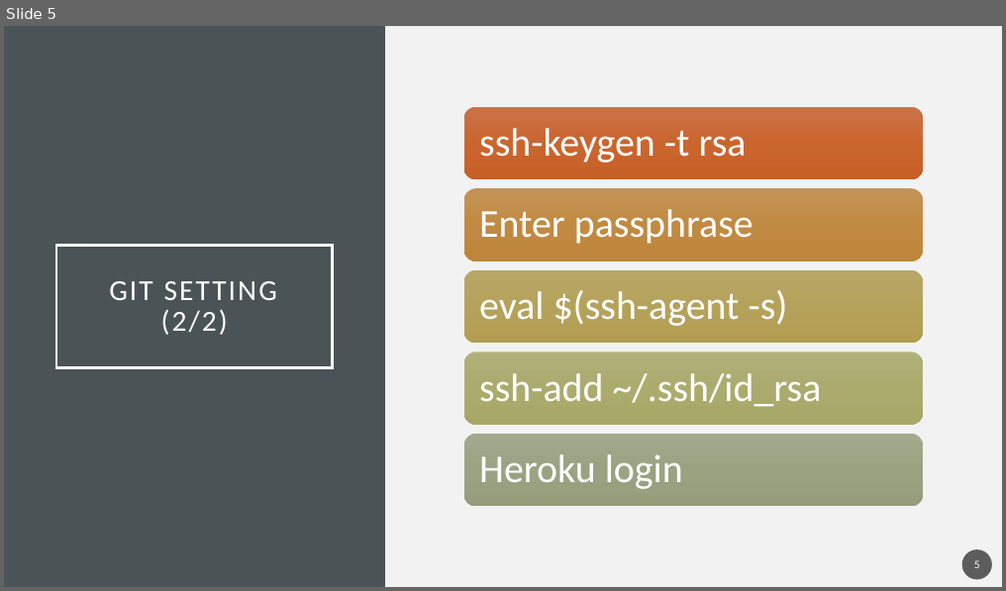
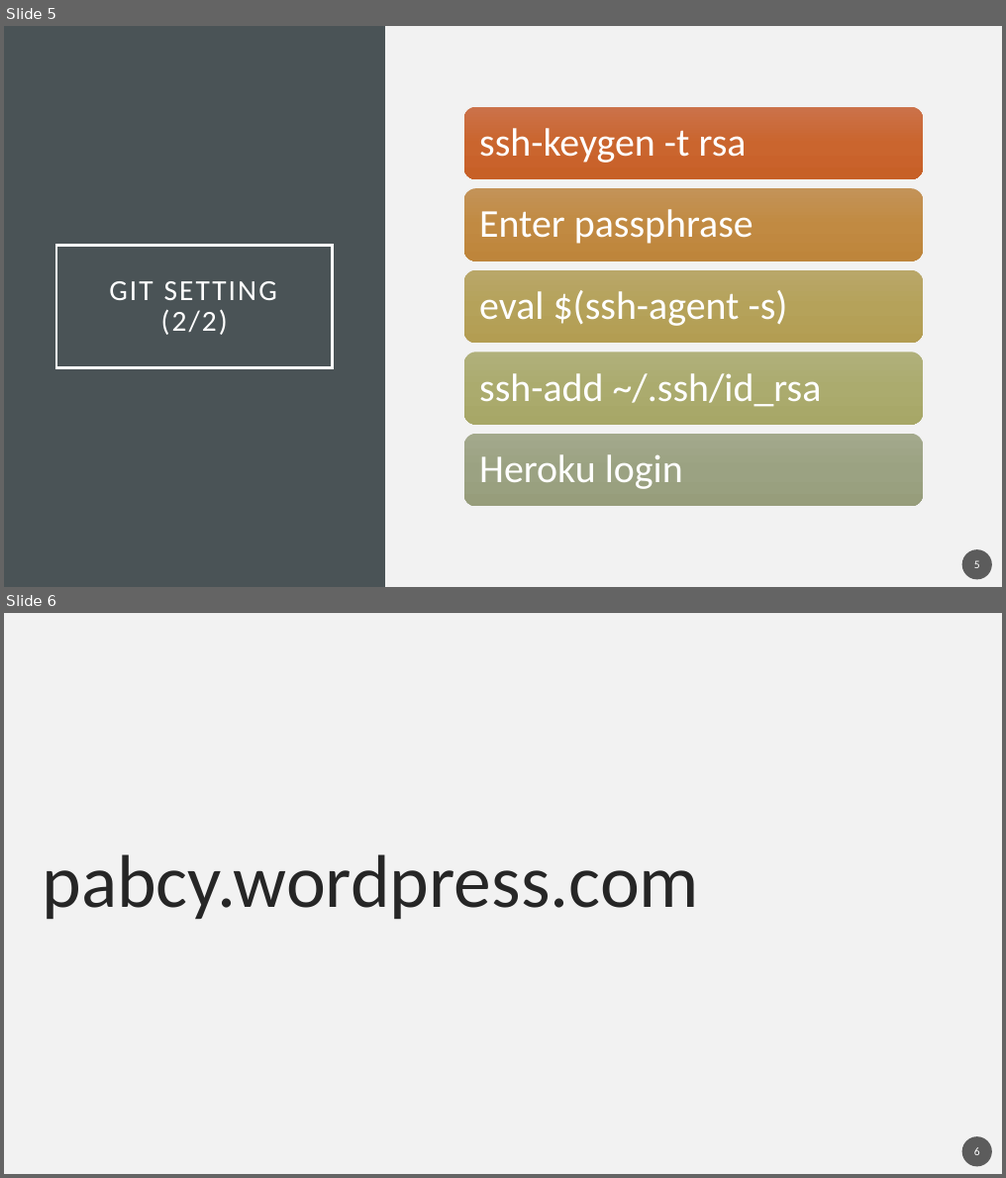
Before and after one commit to YehoonLee3/ChatBotCourse, a slide deck: 2-1 Setting ChatBot Environment.pptx. Shown one above the other, each under a label of ours: slide 5 before the commit, slides 5 and 6 after it. The pictures are 1006x591 and 1006x1178 pixels, drawn with LibreOffice and Linux fonts; fonts in the diff are those of the drawing. Boxes give left, top, right and bottom in pixels: in the first picture for what was removed or moved away, otherwise in the second. Text is boxed around its words. In the diff, an @@ line names an element or a change of style, - is before the commit and + after.

```diff
--- a/2-1 Setting ChatBot Environment.pptx
+++ b/2-1 Setting ChatBot Environment.pptx
@@ slide 6 added at [4,613,1002,1174], background #F2F2F2 @@
@@ text added at [42,855,699,919], 72 pt, text #262626 @@
+pabcy.wordpress.com
@@ page number added at [962,1137,992,1167], fill #1D1D1D at 70% opacity, 11 pt, text #FFFFFF @@
+6
```
